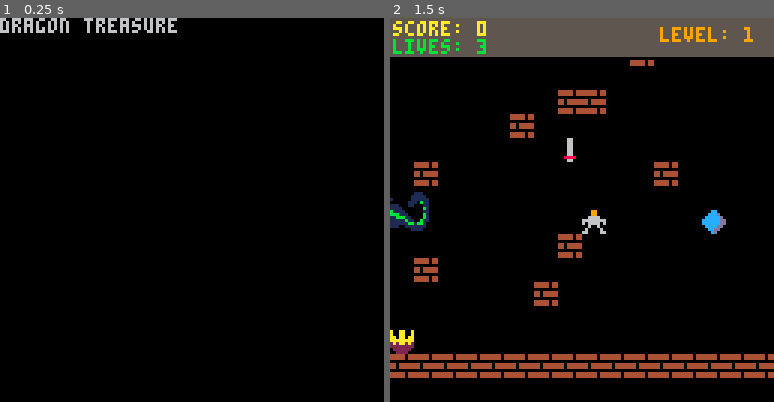
Above: before the commit, frames 1-2 (left to right).
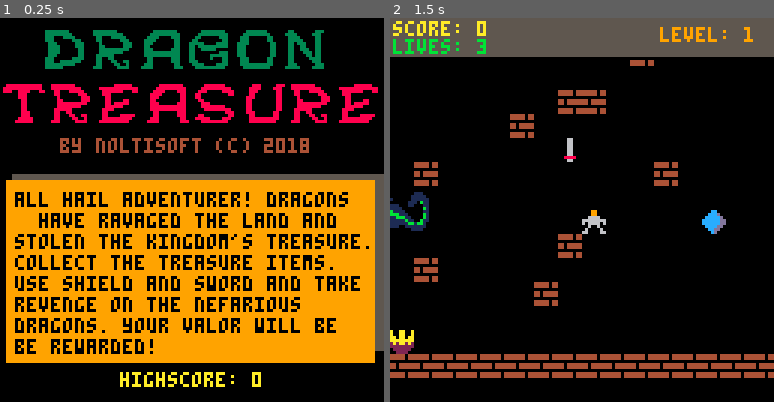
Above: after the commit, the same moments.

Repository: HNE74/pico8
Game: PICO-8 cartridge dtreasure/dtreasure.p8
Two runs of this game, one before a commit and one after it. Both use one fixed random seed, a clock stepped at 60 frames per second and the inputs below.
Inputs:
- Up to frame 1 (0.25 s): no input
- Up to frame 2 (1.5 s): tap X (X key) at 0.33, 1.07 s; tap O (Z key) at 0.7 s

The runs differ from the first frame. In frame 1, 47% of the frame differs, in the area x 0-100%, y 0-97%; in frame 2, nothing differs.

Commit message:
start screen

Diff:
--- a/dtreasure/dtreasure.p8
+++ b/dtreasure/dtreasure.p8
@@ -72,6 +72,7 @@
 
 function create_game()
   game={}
+  game.highscore=0
   game.bgcolor=0
   game.waitcnt=0
   game.waitmax=20
@@ -469,8 +470,55 @@
 
 function draw_start()
   cls(game.bgcolor)
-  camera(0,0)
-  print("dragon treasure")
+  pal(7,3)
+  local xs,ys=14,2
+  local w,h=18,24
+  spr(64,xs,ys,2,2)
+  spr(66,xs+w-2,ys,2,2)
+  spr(68,xs+w*2-4,ys,2,2)
+  spr(70,xs+w*3-6,ys,2,2)
+  spr(72,xs+w*4-8,ys,2,2)
+  spr(74,xs+w*5-10,ys,2,2)
+
+  pal(7,8)
+  xs,ys=0,20
+  spr(76,xs,ys,2,2)
+  spr(66,xs+w-2,ys,2,2)
+  spr(78,xs+w*2-4,ys,2,2)
+  spr(68,xs+w*3-6,ys,2,2)
+  spr(96,xs+w*4-8,ys,2,2)
+  spr(98,xs+w*5-10,ys,2,2)
+  spr(66,xs+w*6-12,ys,2,2)
+  spr(78,xs+w*7-14,ys,2,2)
+  pal(7,7)
+
+  xs,ys=20,40
+  color(4)
+  print("by noltisoft (c) 2018",xs,ys)
+
+  color(5)
+  rectfill(4,52,128,110)
+  color(9)
+  rectfill(2,54,124,114)
+
+  xs,ys=5,58
+  color(0)
+  print("all hail adventurer! dragons",xs,ys)
+  print("  have ravaged the land and",xs,ys+7)
+  print("stolen the kingdom's treasure.",xs,ys+14)
+  print("collect the treasure items.",xs,ys+21)
+  print("use shield and sword and take",xs,ys+28)
+  print("revenge on the nefarious",xs,ys+35)
+  print("dragons. your valor will be",xs,ys+42)
+  print("be rewarded!",xs,ys+49)
+
+  color(10)
+  local htxt="highscore: "..game.highscore
+  print(htxt,txt_hcenter(htxt),ys+60)
+end
+
+function txt_hcenter(s)
+  return 64-#s*2
 end
 
 function draw_game_over()
Not shown, changed: 62 lines of the sprite sheet (__gfx__) section of dtreasure/dtreasure.p8
Not shown, changed: the thumbnail (__label__) section of dtreasure/dtreasure.p8
